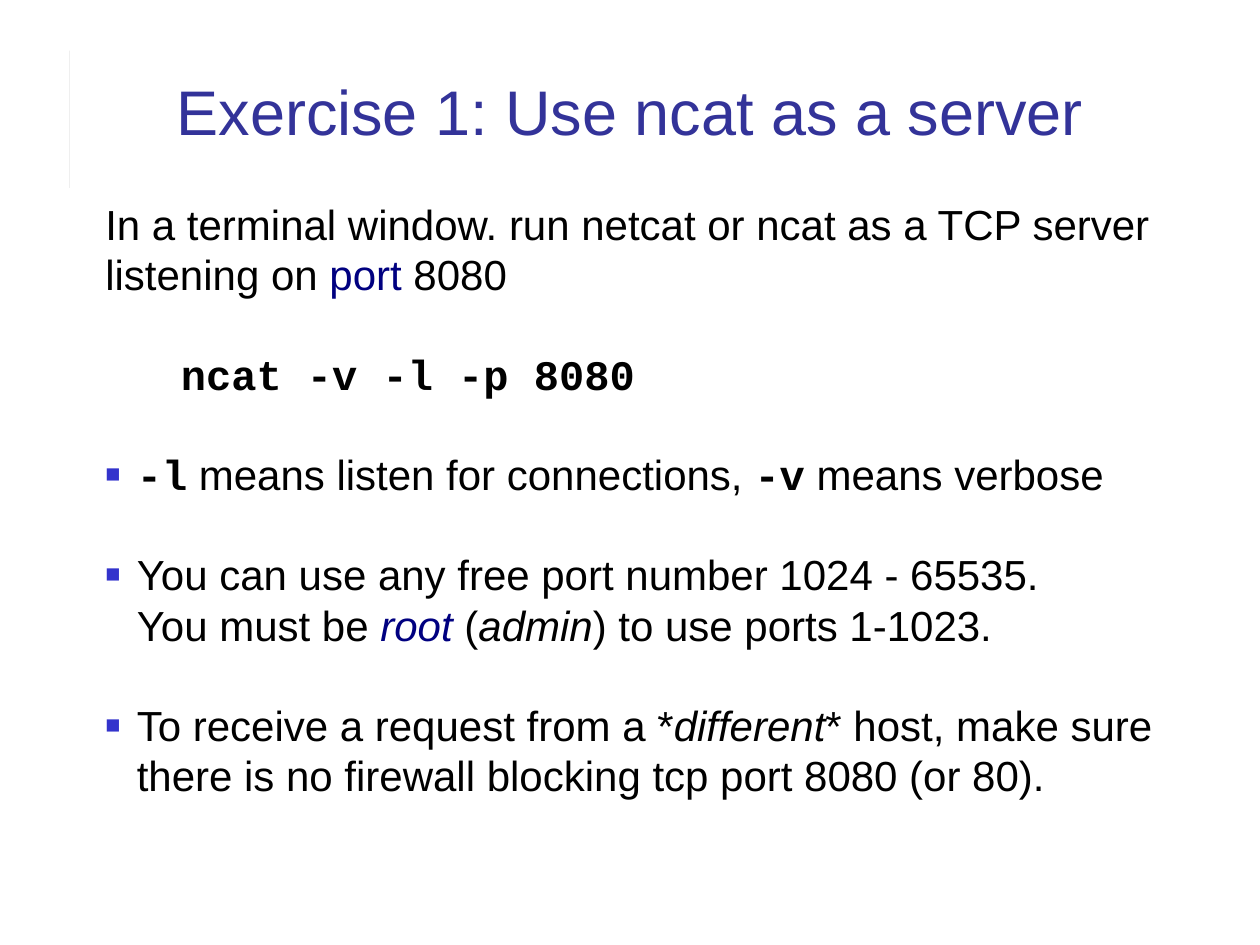
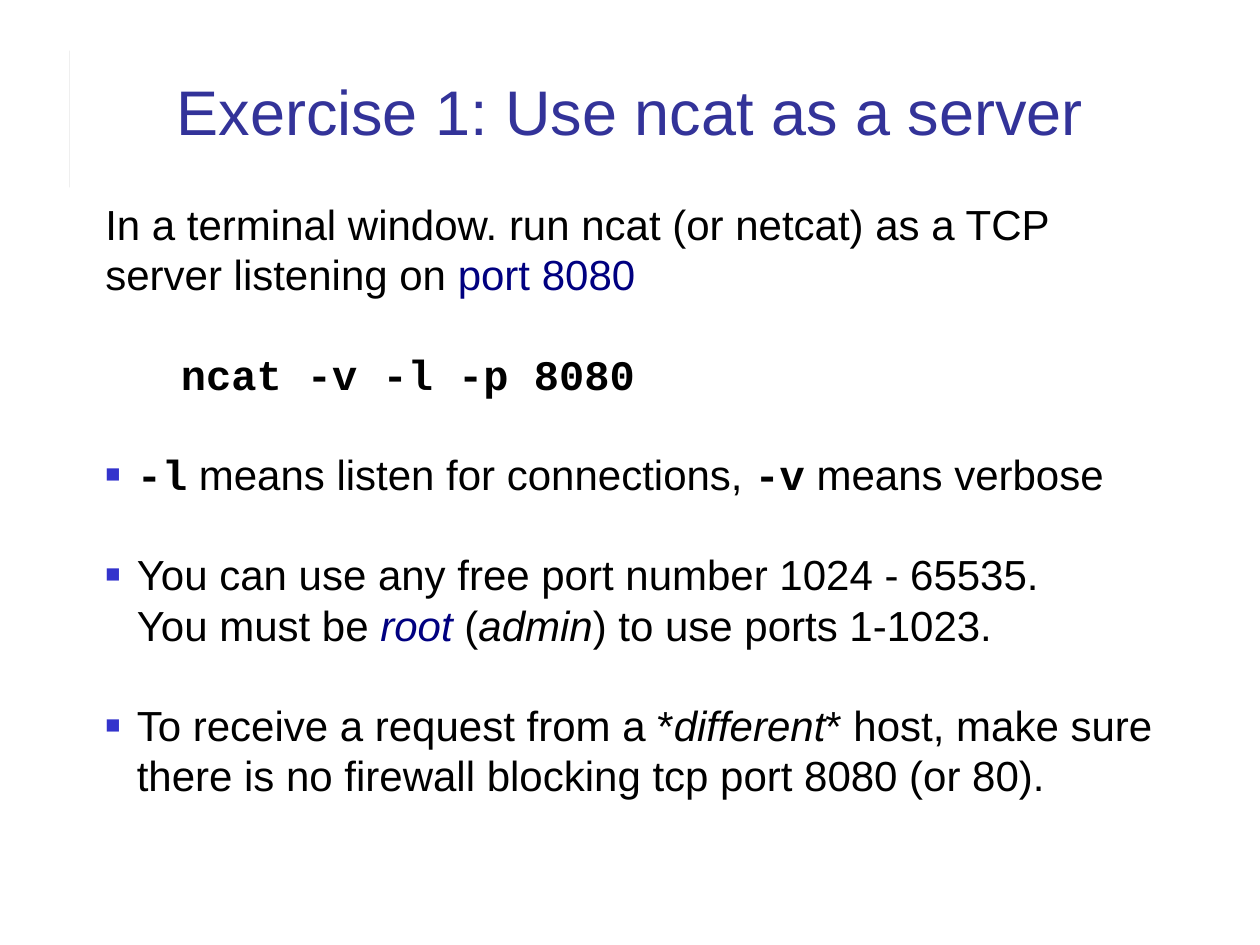
Before and after one commit to cpske/ISP, a slide deck: slide 5 of web/HTTP-in-Action.ppt. Drawn at 1260x945 pixels with LibreOffice and Linux fonts; fonts in the diff are those of the drawing. Boxes give left, top, right and bottom in pixels: in the first picture for what was removed or moved away, otherwise in the second. Text is boxed around its words. In the diff, an @@ line names an element or a change of style, - is before the commit and + after.

Commit message:
add HTTP exercises & clean-up text

```diff
--- a/web/HTTP-in-Action.ppt
+++ b/web/HTTP-in-Action.ppt
@@ text at (105, 209, 1050, 299): text changed @@
-In a terminal window. run netcat or ncat as a TCP server listening on port 8080
+In a terminal window. run ncat (or netcat) as a TCP server listening on port 8080
```
Also in this commit, not shown: 13 other slides changed, 6 slides added, 3 other files.
